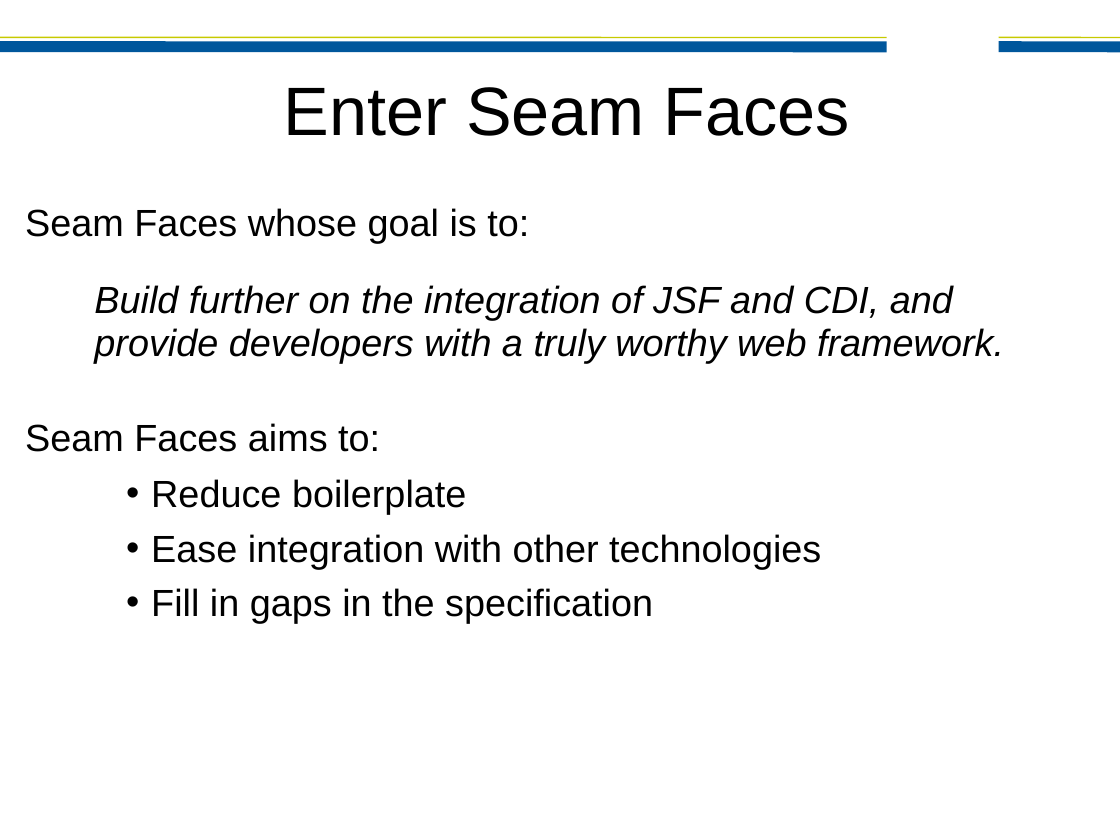
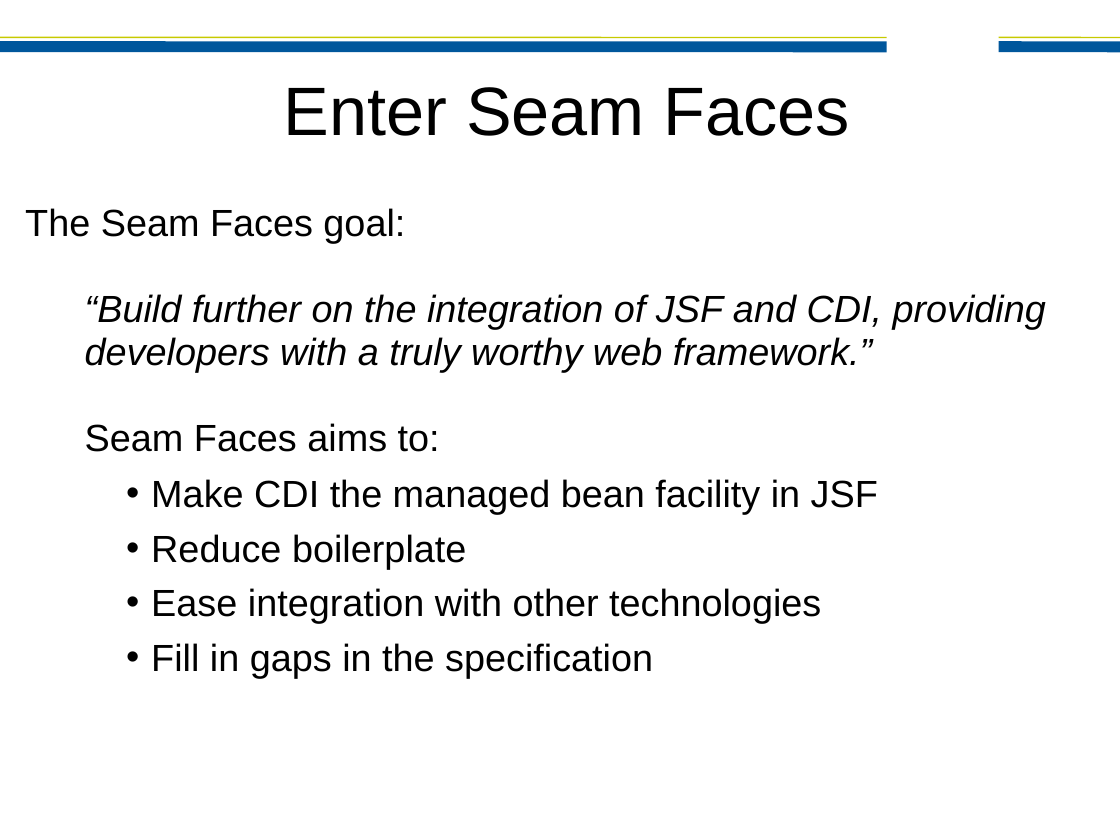
Before and after one commit to bleathem/talks, a slide deck: slide 15 of JAXConf 2011.odp. Drawn at 1120x840 pixels with LibreOffice and Linux fonts; fonts in the diff are those of the drawing; background and template pictures are left out. Boxes give left, top, right and bottom in pixels: in the first picture for what was removed or moved away, otherwise in the second. Text is boxed around its words. In the diff, an @@ line names an element or a change of style, - is before the commit and + after.

```diff
--- a/JAXConf 2011.odp
+++ b/JAXConf 2011.odp
@@ text at bbox=[25, 208, 1046, 372]: text changed; italic on @@
-Seam Faces whose goal is to:
+The Seam Faces goal:
+“Build further on the integration of JSF and CDI, providing developers with a truly worthy web framework.”
@@ text removed at bbox=[94, 285, 1004, 363] @@
-Build further on the integration of JSF and CDI, and provide developers with a truly worthy web framework.
@@ text at bbox=[151, 479, 878, 514]: paragraph added @@
+    • Make CDI the managed bean facility in JSF
```
Also in this commit, not shown: 42 other slides changed, 3 slides added.
